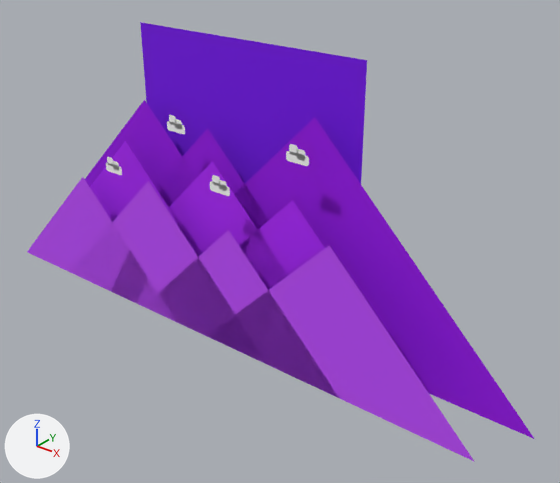
Renders of the glTF model public/glb/background-purple.glb from each side of a commit.
Before and after are seen from a camera (50 mm lens) standing at (1.75, -1.59, 1.03) and looking at (0.23, 0.32, -0.15). Lighting does not change. The marker at lower left points along +X, +Y and +Z. The picture after the commit comes second.

Names of what the first picture shows: 'Background-2', 'Background-3', 'Background-4', 'Background-5', 'Clouds'.
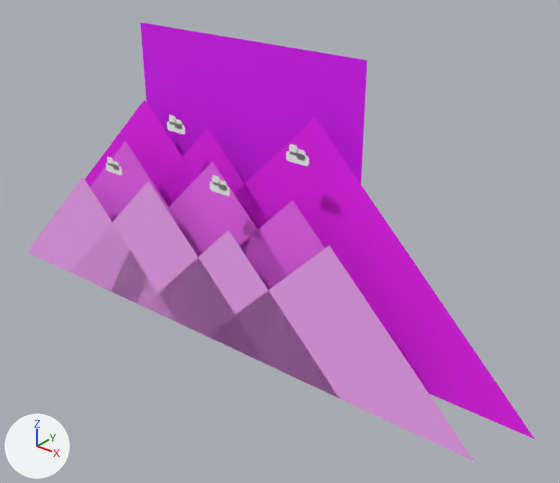
Commit message: Update community pack colors

Where the change shows, as pixel boxes [x1, y1, x2, y2] in the pictures (560 x 483 px):
'Background-2', recoloured (purple to pink)
    both: [27, 177, 475, 462]
'Background-4', recoloured (purple to pink)
    both: [85, 100, 534, 439]
'Background-5', recoloured (lighter)
    both: [140, 22, 367, 184]
'Background-3', recoloured (purple to pink)
    both: [90, 141, 325, 290]

Diff of the bpy script that builds the scene:
```diff
--- a/public/glb/background-purple.glb.py
+++ b/public/glb/background-purple.glb.py
@@ mat_color_5 @@
 mat_color_5 = principled_material('color-5')
-mat_color_5.base_color = (0.191, 0.00243, 0.831)  # purple #7908eb
+mat_color_5.base_color = (0.761, 0.00699, 1.0)  # pink #e214ff
 mat_color_5.roughness = 1.0
@@ mat_color_3 @@
 mat_color_3 = principled_material('color-3')
-mat_color_3.base_color = (0.44, 0.016, 1.0)  # purple #b122ff
+mat_color_3.base_color = (0.956, 0.144, 1.0)  # pink #fa6aff
 mat_color_3.roughness = 1.0
@@ mat_color_2 @@
 mat_color_2 = principled_material('color-2')
-mat_color_2.base_color = (0.527, 0.0723, 1.0)  # purple #c04cff
+mat_color_2.base_color = (0.982, 0.413, 1.0)  # pink #fdacff
 mat_color_2.roughness = 1.0
@@ mat_color_4 @@
 mat_color_4 = principled_material('color-4')
-mat_color_4.base_color = (0.328, 0.00243, 0.831)  # purple #9b08eb
+mat_color_4.base_color = (0.922, 0.00972, 1.0)  # pink #f619ff
 mat_color_4.roughness = 1.0
```
